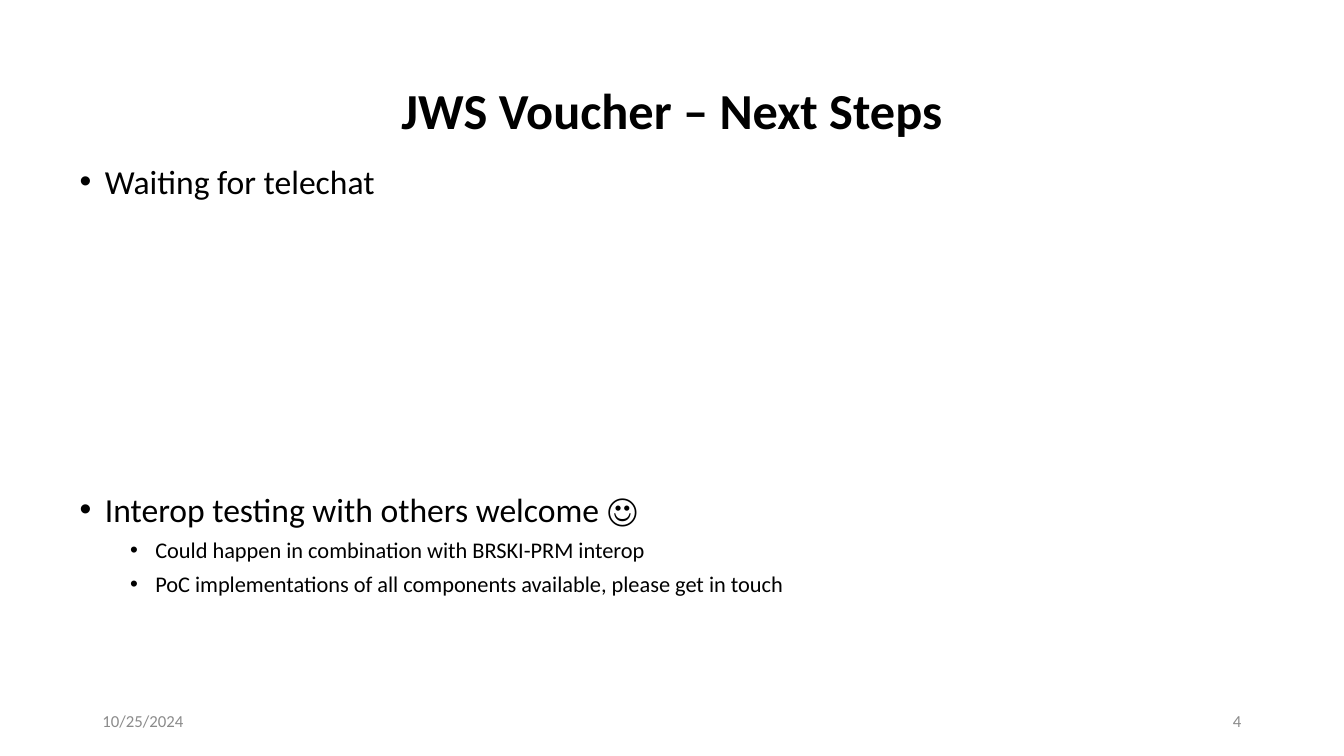
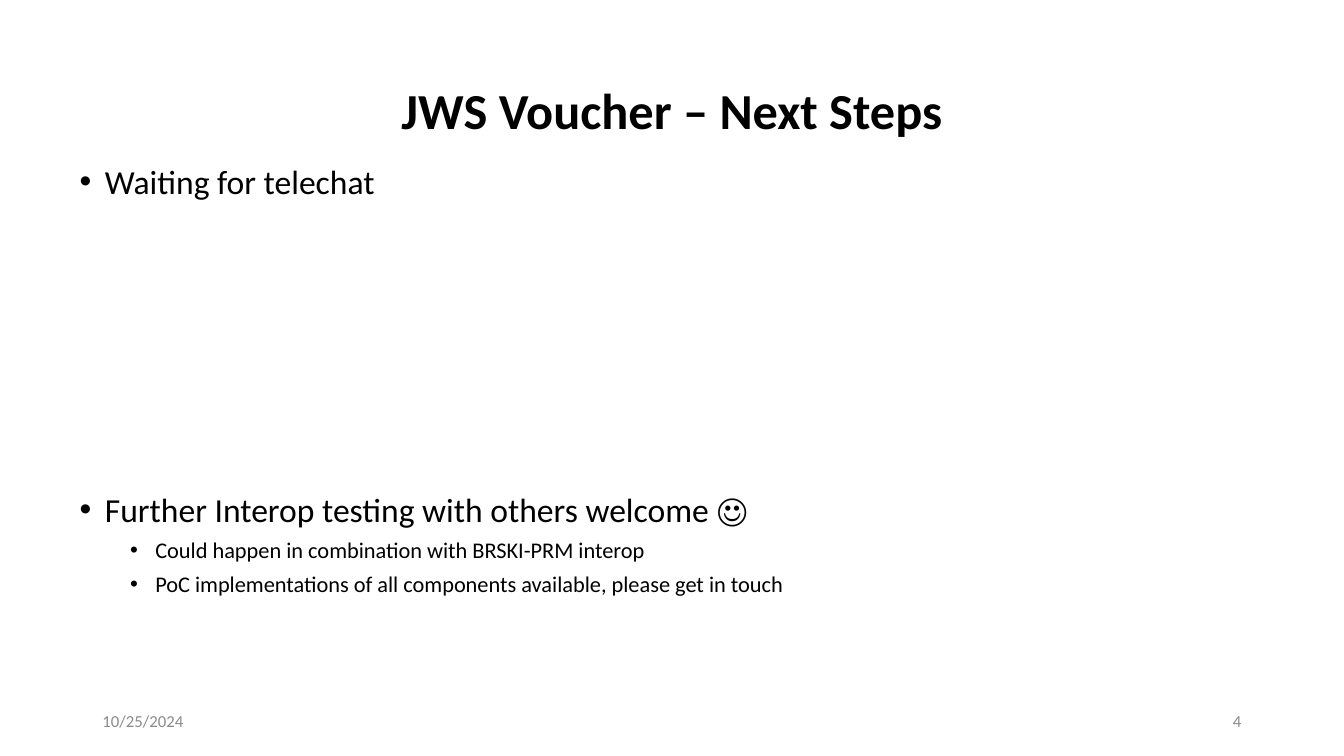
Before and after one commit to anima-wg/anima-jws-voucher, a slide deck: slide 4 of presentations/slides-121-anima-update-jws-voucher.pptx. Drawn at 1344x756 pixels with LibreOffice and Linux fonts; fonts in the diff are those of the drawing. Boxes give left, top, right and bottom in pixels: in the first picture for what was removed or moved away, otherwise in the second. Text is boxed around its words. In the diff, an @@ line names an element or a change of style, - is before the commit and + after.

Commit message:
editorial update

```diff
--- a/presentations/slides-121-anima-update-jws-voucher.pptx
+++ b/presentations/slides-121-anima-update-jws-voucher.pptx
@@ text at [105,498,709,528]: text changed @@
-• Interop testing with others welcome ☺
+• Further Interop testing with others welcome ☺
```
